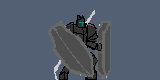
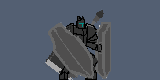
Two versions of the same layered image (160 x 80). Layer-by-layer changes:
hid group "0" (8 layers) over [41, 9, 111, 80]
moved "Weapon #0" below "Left Arm #0", painted on it over [41, 9, 104, 80]
moved "Weapon #1" below "Left Arm #1", painted on it over [41, 9, 104, 80]
